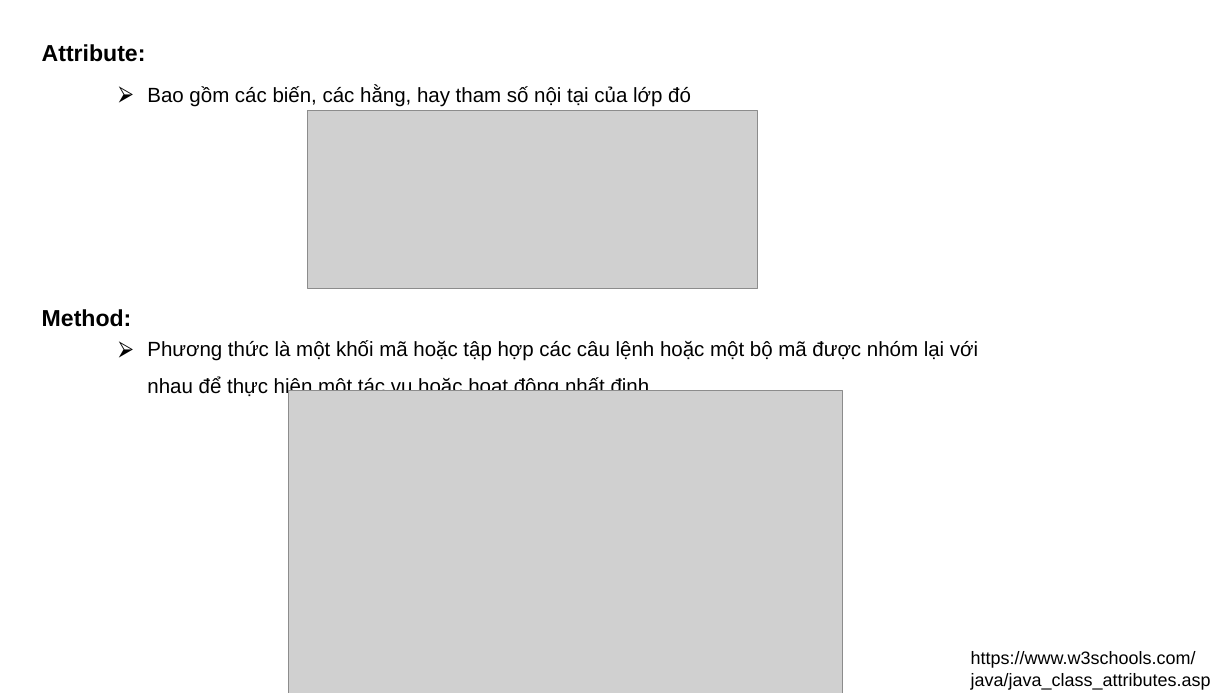
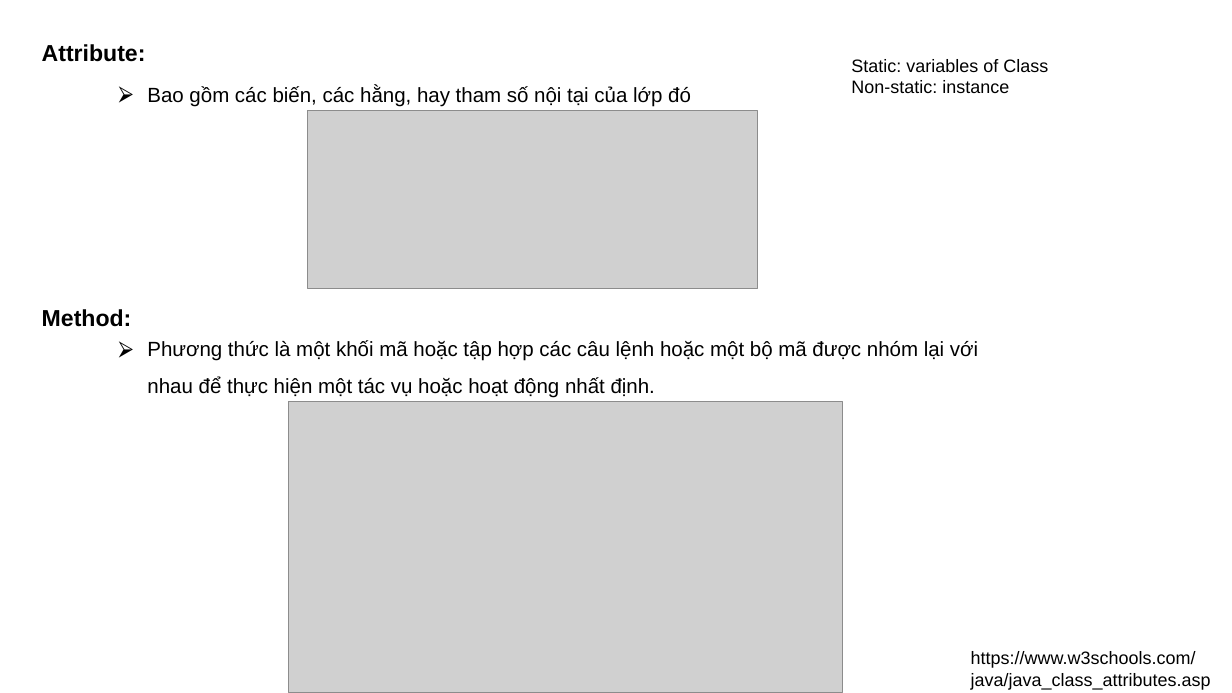
Before and after one commit to phankhacdien/BackEnd-Web-Dev-Study, a slide deck: slide 13 of DOC/1, Java Core/2. Java Basic _ OOP/Java_OOPs.pptx. Drawn at 1232x693 pixels with LibreOffice and Linux fonts; fonts in the diff are those of the drawing; grey boxes stand for pictures. Boxes give left, top, right and bottom in pixels: in the first picture for what was removed or moved away, otherwise in the second. Text is boxed around its words. In the diff, an @@ line names an element or a change of style, - is before the commit and + after.

```diff
--- a/DOC/1, Java Core/2. Java Basic _ OOP/Java_OOPs.pptx
+++ b/DOC/1, Java Core/2. Java Basic _ OOP/Java_OOPs.pptx
@@ text added at [851, 59, 1048, 93], 14 pt, text #000000 @@
+Static: variables of Class
+Non-static: instance
@@ picture: place and size @@
-picture at [288, 391, 843, 693]
+picture at [288, 401, 843, 693]
```
Also in this commit, not shown: 16 other slides changed, 25 other files.
